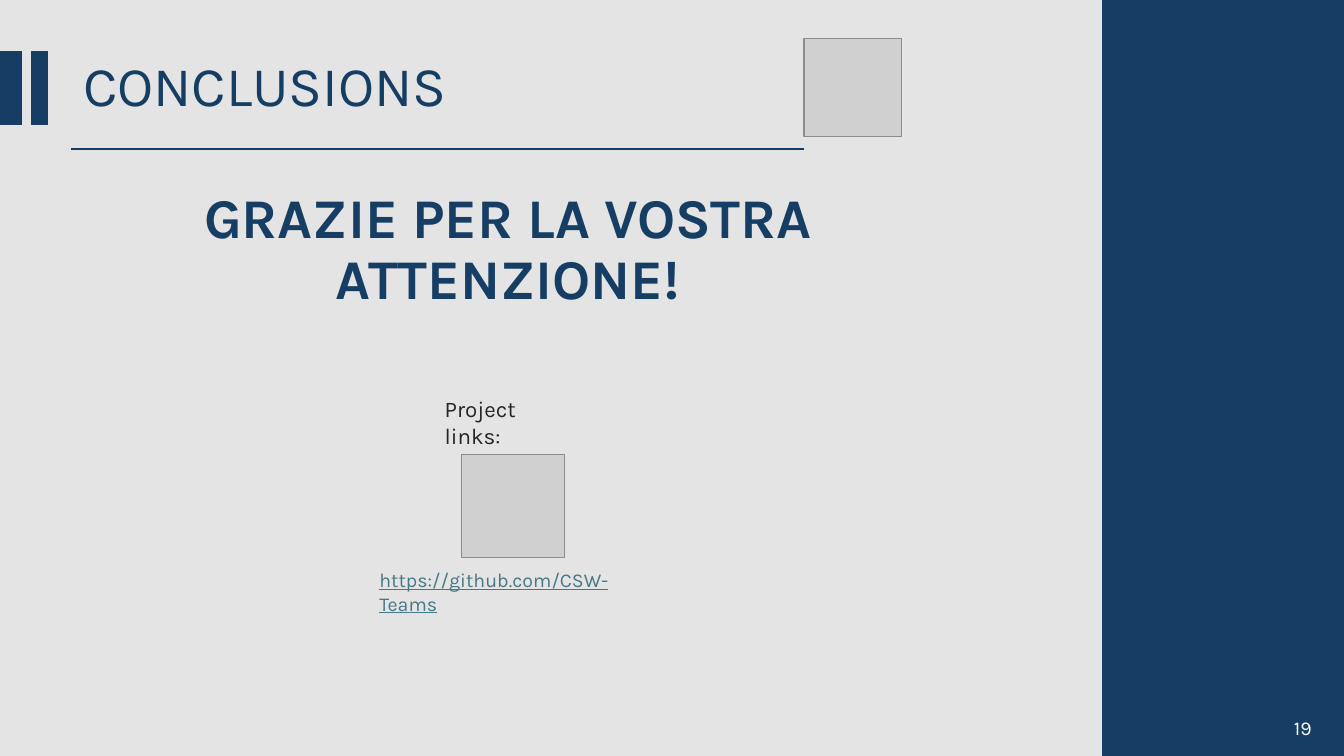
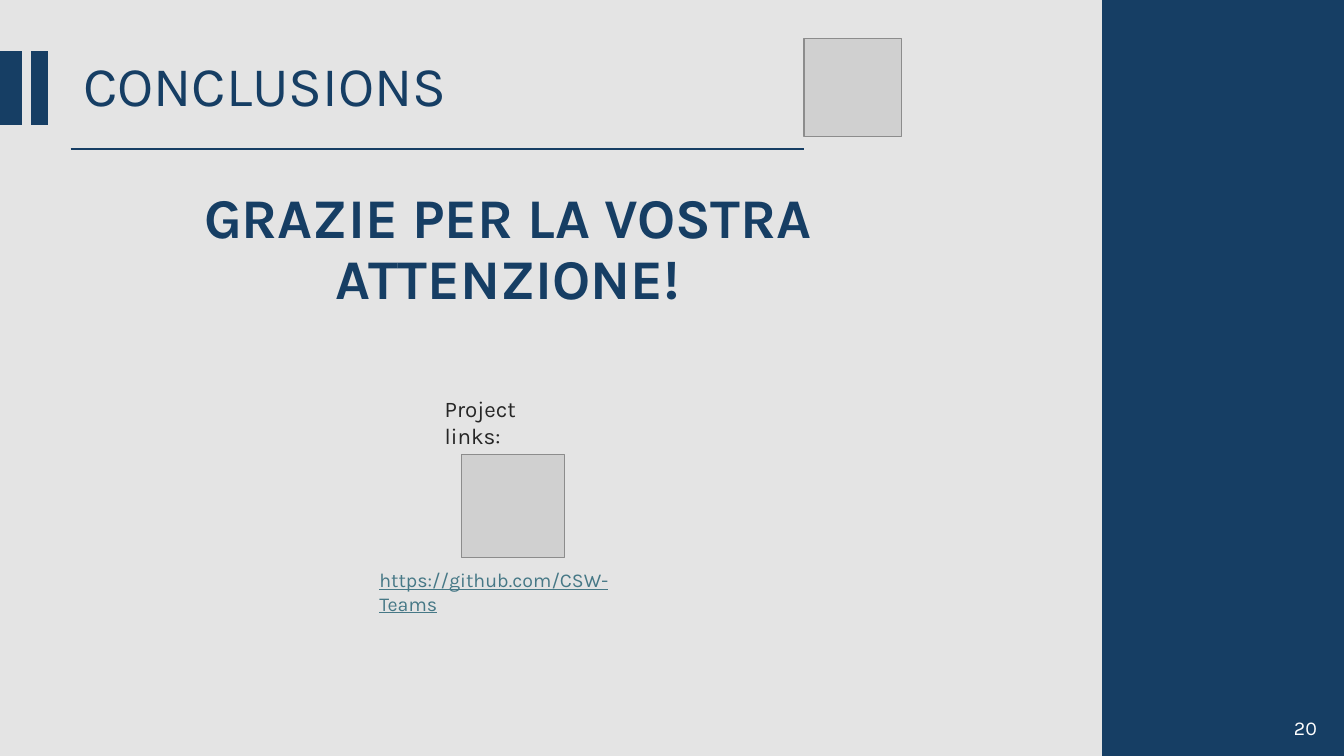
Before and after one commit to CSW-Teams/MS3-docs, a slide deck: slide 20 of ShiftsHappen/Sprint 1/CSW Sprint 1.pptm. Drawn at 1344x756 pixels with LibreOffice and Linux fonts; fonts in the diff are those of the drawing; grey boxes stand for pictures. Boxes give left, top, right and bottom in pixels: in the first picture for what was removed or moved away, otherwise in the second. Text is boxed around its words. In the diff, an @@ line names an element or a change of style, - is before the commit and + after.

```diff
--- a/ShiftsHappen/Sprint 1/CSW Sprint 1.pptm
+++ b/ShiftsHappen/Sprint 1/CSW Sprint 1.pptm
@@ text at bbox=[1294, 722, 1317, 735]: text changed @@
-19
+20
```
Also in this commit, not shown: 2 other slides changed, 1 other file.
